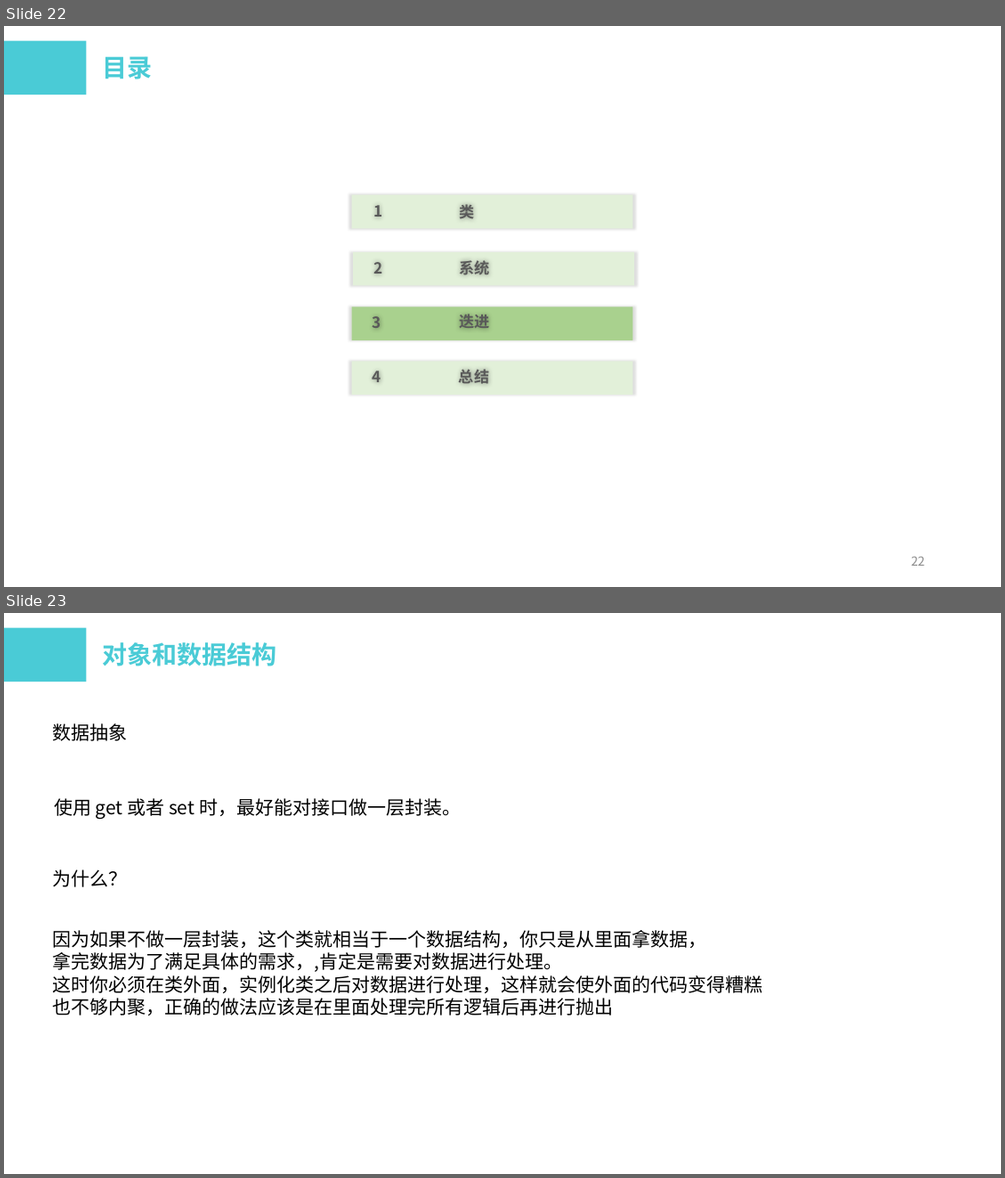
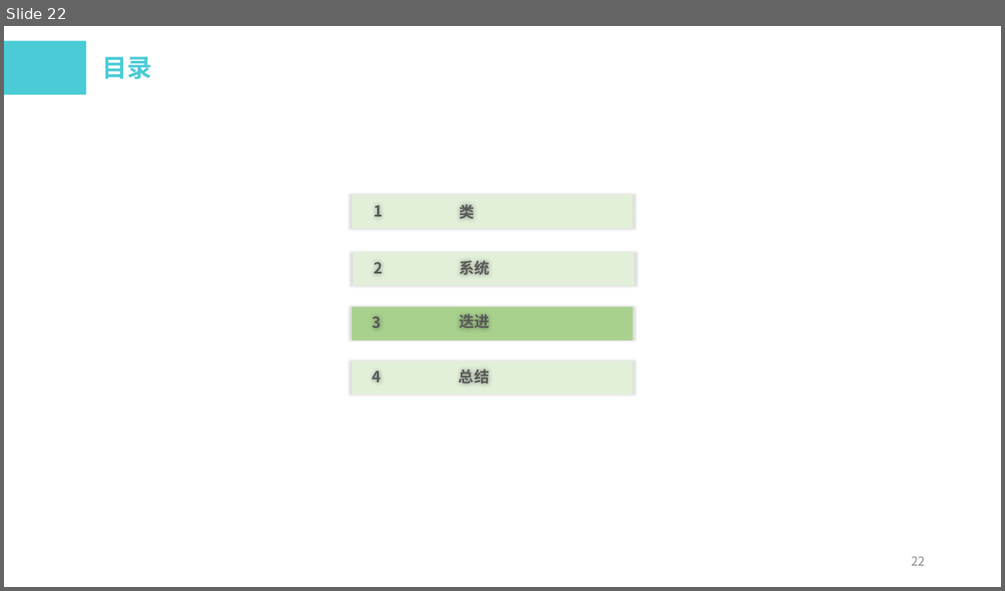
Before and after one commit to wangxm47/Transfer-folder, a slide deck: 前端学习班第4期.pptx. Shown one above the other, each under a label of ours: slides 22 and 23 before the commit, slide 22 after it. The pictures are 1005x1178 and 1005x591 pixels, drawn with LibreOffice and Linux fonts; fonts in the diff are those of the drawing; background and template pictures are left out. Boxes give left, top, right and bottom in pixels: in the first picture for what was removed or moved away, otherwise in the second. Text is boxed around its words. In the diff, an @@ line names an element or a change of style, - is before the commit and + after.

```diff
--- a/前端学习班第4期.pptx
+++ b/前端学习班第4期.pptx
@@ slide 23 removed at (4,613,1001,1174), background #FFFFFF @@
@@ rectangle removed at (4,628,86,682) @@
@@ text removed at (102,642,276,666) @@
-对象和数据结构
@@ text removed at (52,723,127,741) @@
-数据抽象
@@ text removed at (54,798,461,819) @@
-使用 get 或者 set 时，最好能对接口做一层封装。
@@ text removed at (52,869,127,887) @@
-为什么？
@@ text removed at (52,930,762,1015) @@
-因为如果不做一层封装，这个类就相当于一个数据结构，你只是从里面拿数据，
-拿完数据为了满足具体的需求，,肯定是需要对数据进行处理。
-这时你必须在类外面，实例化类之后对数据进行处理，这样就会使外面的代码变得糟糕
-也不够内聚，正确的做法应该是在里面处理完所有逻辑后再进行抛出
```
Also in this commit, not shown: 2 slides changed, 5 slides added, 4 other slides removed.
